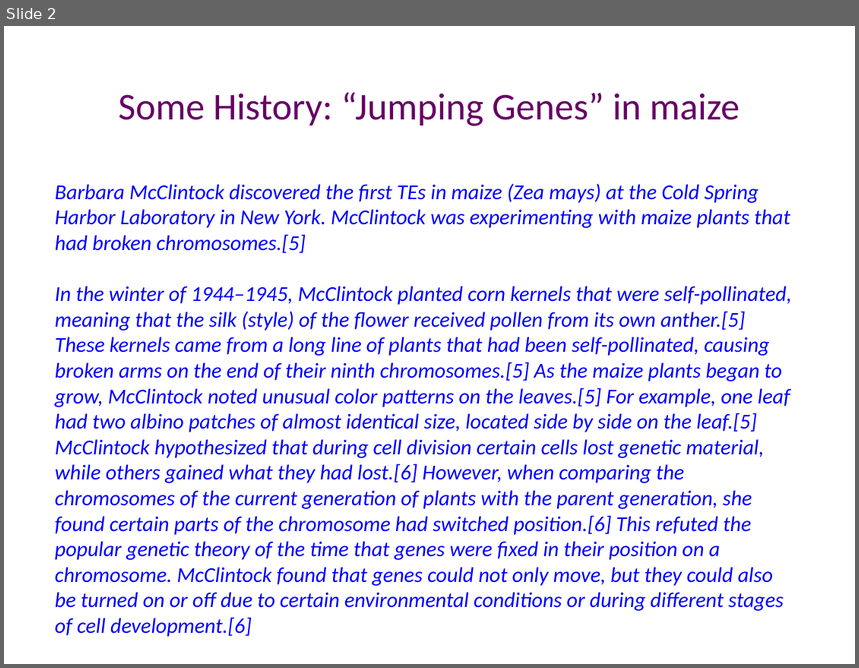
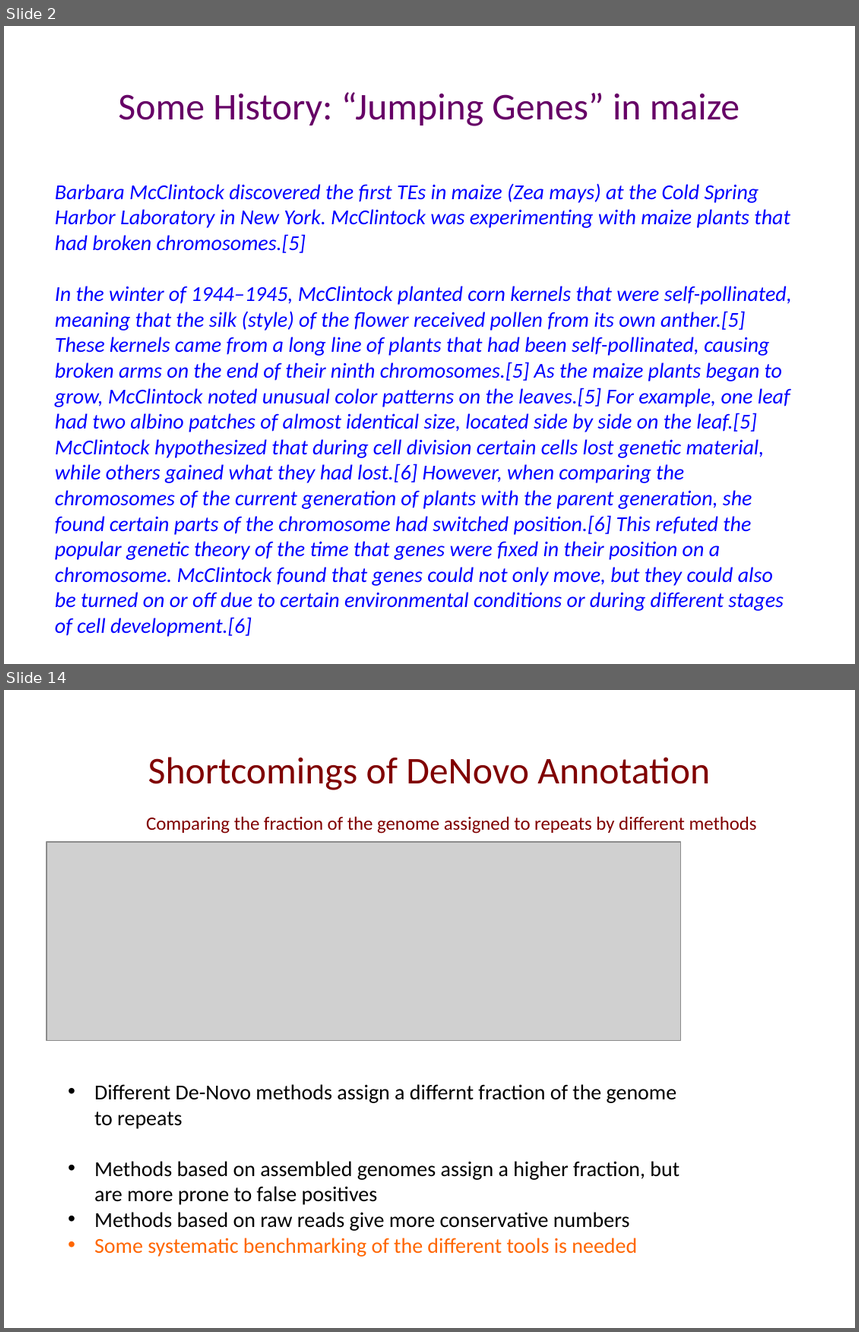
Before and after one commit to manyu90/Journal-Club-presentations, a slide deck: Nov6_2018_Computational_tools_unmasking_TEs/transposable_elements.pptx. Shown one above the other, each under a label of ours: slide 2 before the commit, slides 2 and 14 after it; the slides between them are not shown. The pictures are 859x668 and 859x1332 pixels, drawn with LibreOffice and Linux fonts; fonts in the diff are those of the drawing; grey boxes stand for pictures. Boxes give left, top, right and bottom in pixels: in the first picture for what was removed or moved away, otherwise in the second. Text is boxed around its words. In the diff, an @@ line names an element or a change of style, - is before the commit and + after.

```diff
--- a/Nov6_2018_Computational_tools_unmasking_TEs/transposable_elements.pptx
+++ b/Nov6_2018_Computational_tools_unmasking_TEs/transposable_elements.pptx
@@ slide 14 added at <box>4,690,855,1328</box>, background #FFFFFF @@
@@ title added at <box>148,757,710,790</box>, 32 pt, text #800000 @@
+Shortcomings of DeNovo Annotation
@@ text added at <box>146,816,757,834</box>, 16 pt, text #800000 @@
+Comparing the fraction of the genome assigned to repeats by different methods
@@ picture added at <box>47,842,680,1042</box> @@
@@ text added at <box>94,1084,680,1257</box>, 18 pt, text #000000 @@
+• Different De-Novo methods assign a differnt fraction of the genome to repeats
+• Methods based on assembled genomes assign a higher fraction, but are more prone to false positives
+• Methods based on raw reads give more conservative numbers
+• Some systematic benchmarking of the different tools is needed
```
Also in this commit, not shown: 1 slide changed, 12 other slides added, 2 slides removed, 8 other files.
